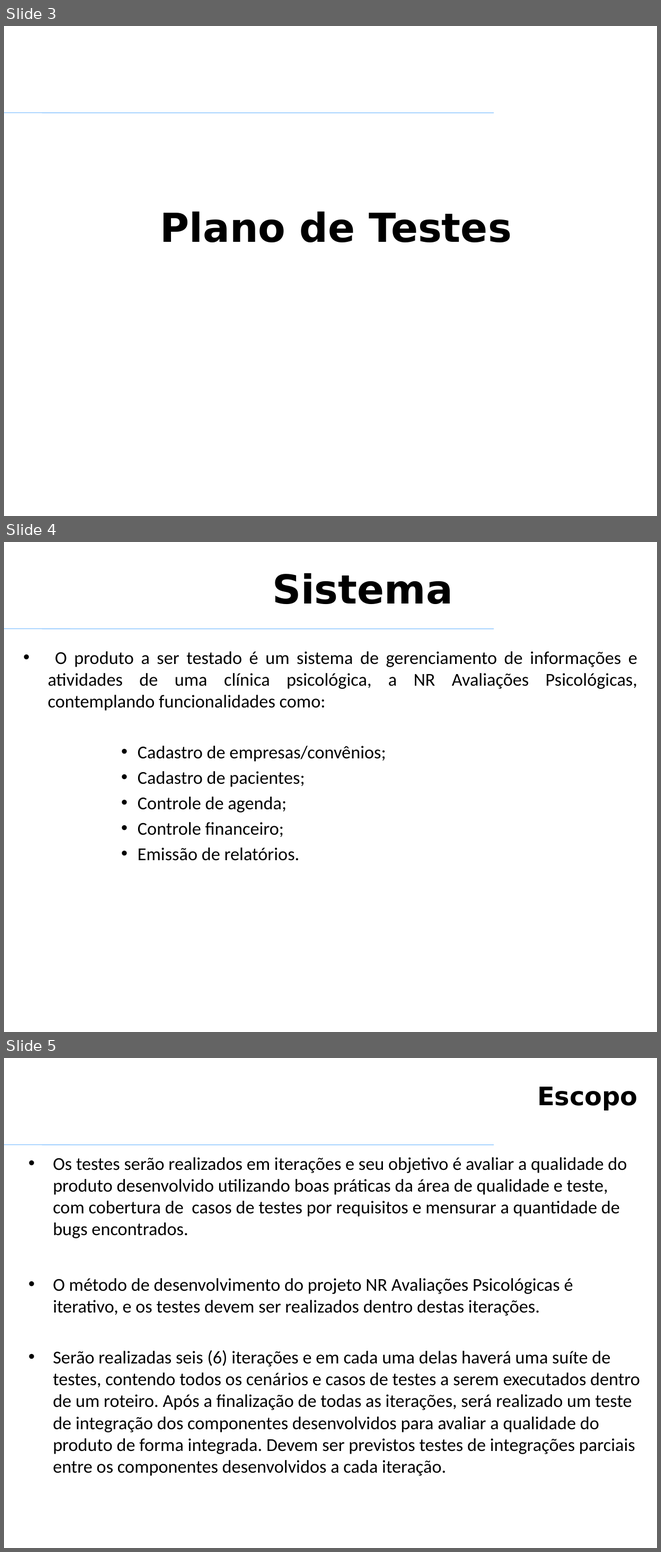
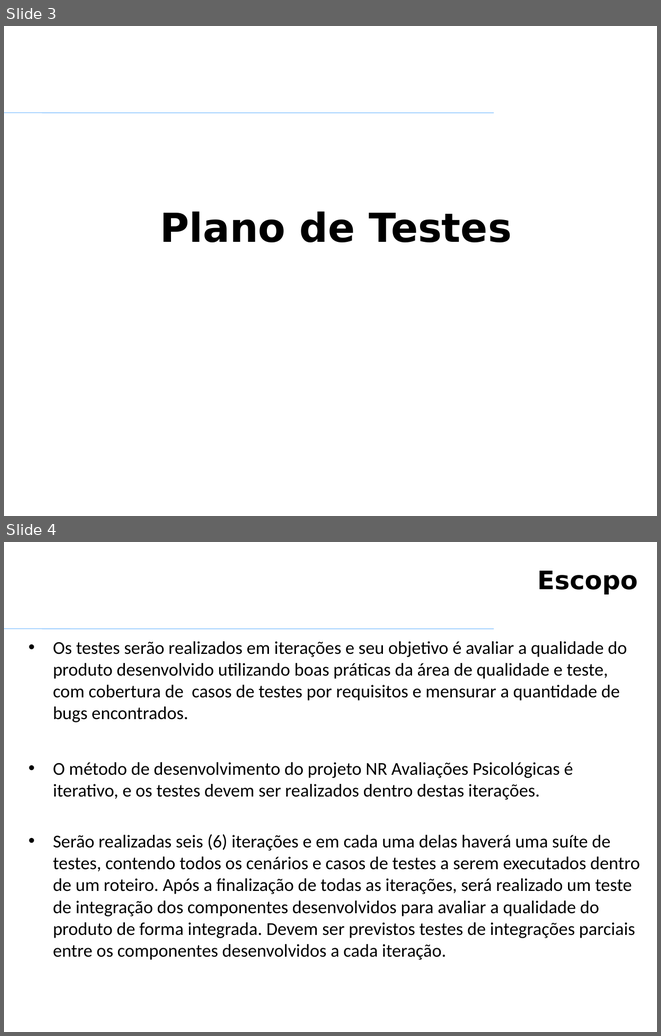
Before and after one commit to VagnerAlcantara/TCC, a slide deck: Qualidade de Produto de SW/Qualidade de produto de SW - TRABALHO.pptx. Shown one above the other, each under a label of ours: slides 3, 4 and 5 before the commit, slides 3 and 4 after it. The pictures are 661x1552 and 661x1036 pixels, drawn with LibreOffice and Linux fonts; fonts in the diff are those of the drawing; background and template pictures are left out. Boxes give left, top, right and bottom in pixels: in the first picture for what was removed or moved away, otherwise in the second. Text is boxed around its words. In the diff, an @@ line names an element or a change of style, - is before the commit and + after.

```diff
--- a/Qualidade de Produto de SW/Qualidade de produto de SW - TRABALHO.pptx
+++ b/Qualidade de Produto de SW/Qualidade de produto de SW - TRABALHO.pptx
@@ slide 4 removed at bbox=[4, 542, 657, 1032], background #FFFFFF; not listed: 1 template element that a slide beside it also shows @@
@@ text removed at bbox=[272, 573, 453, 604] @@
-Sistema
@@ text removed at bbox=[48, 651, 637, 861] @@
-• O produto a ser testado é um sistema de gerenciamento de informações e atividades de uma clínica psicológica, a NR Avaliações Psicológicas, contemplando funcionalidades como:
-      • Cadastro de empresas/convênios;
-      • Cadastro de pacientes;
-      • Controle de agenda;
-      • Controle financeiro;
-      • Emissão de relatórios.
@@ what was slide 5 is now slide 4 @@
```
Also in this commit, not shown: 4 slides changed, 2 slides added, 1 other slide removed.
